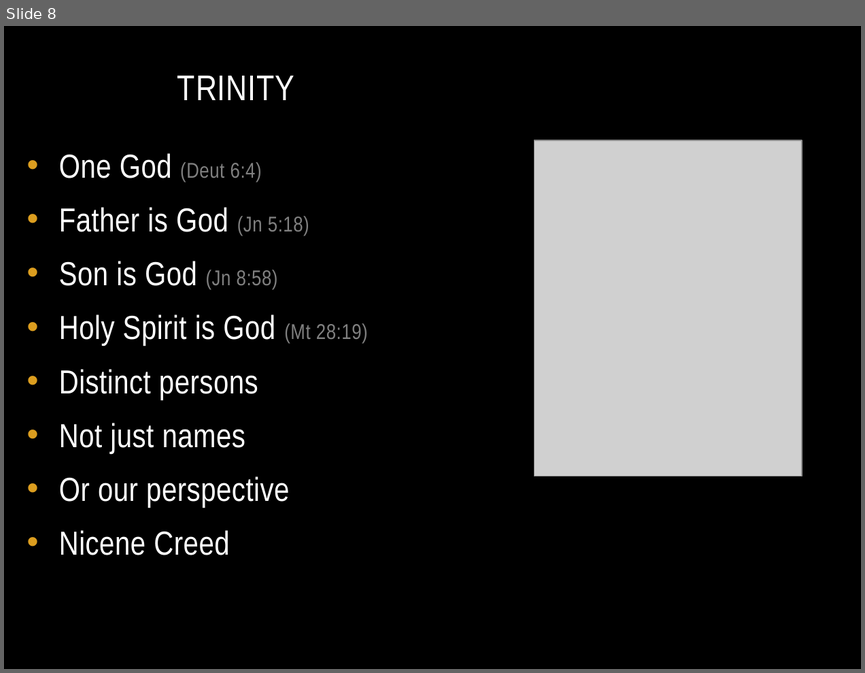
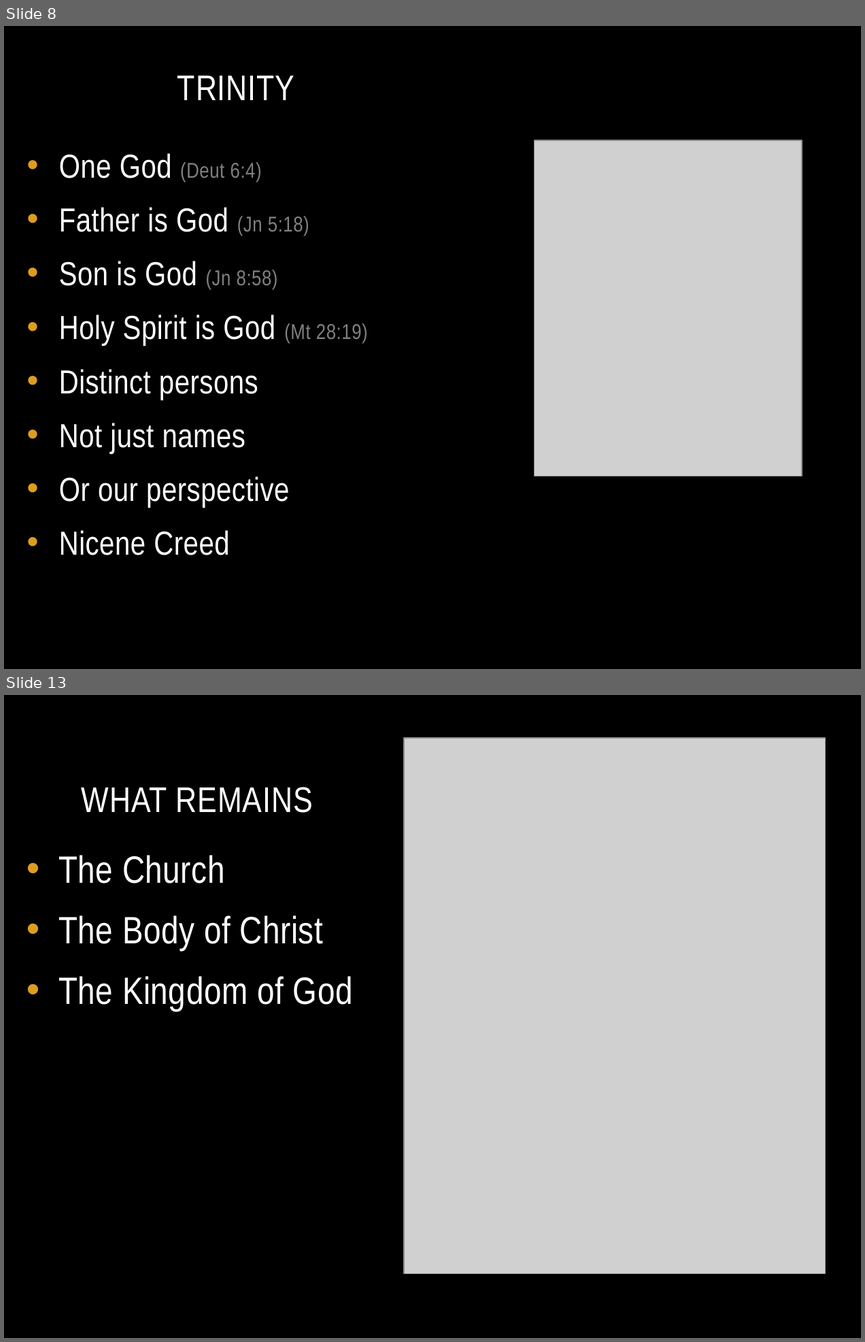
Before and after one commit to chadmyers/junkdrawer, a slide deck: adultconfirmation/theologicalbasics.pptx. Shown one above the other, each under a label of ours: slide 8 before the commit, slides 8 and 13 after it; the slides between them are not shown. The pictures are 865x673 and 865x1342 pixels, drawn with LibreOffice and Linux fonts; fonts in the diff are those of the drawing; grey boxes stand for pictures. Boxes give left, top, right and bottom in pixels: in the first picture for what was removed or moved away, otherwise in the second. Text is boxed around its words. In the diff, an @@ line names an element or a change of style, - is before the commit and + after.

```diff
--- a/adultconfirmation/theologicalbasics.pptx
+++ b/adultconfirmation/theologicalbasics.pptx
@@ slide 13 added at [4, 695, 861, 1338], background #000000 @@
@@ picture added at [404, 738, 825, 1273] @@
@@ title added at [82, 787, 313, 813], 30 pt, text #FFFFFF @@
+WHAT REMAINS
@@ text added at [58, 855, 353, 1011], 32 pt, text #FFFFFF @@
+• The Church
+• The Body of Christ
+• The Kingdom of God
```
Also in this commit, not shown: 3 slides changed, 10 other slides added.
